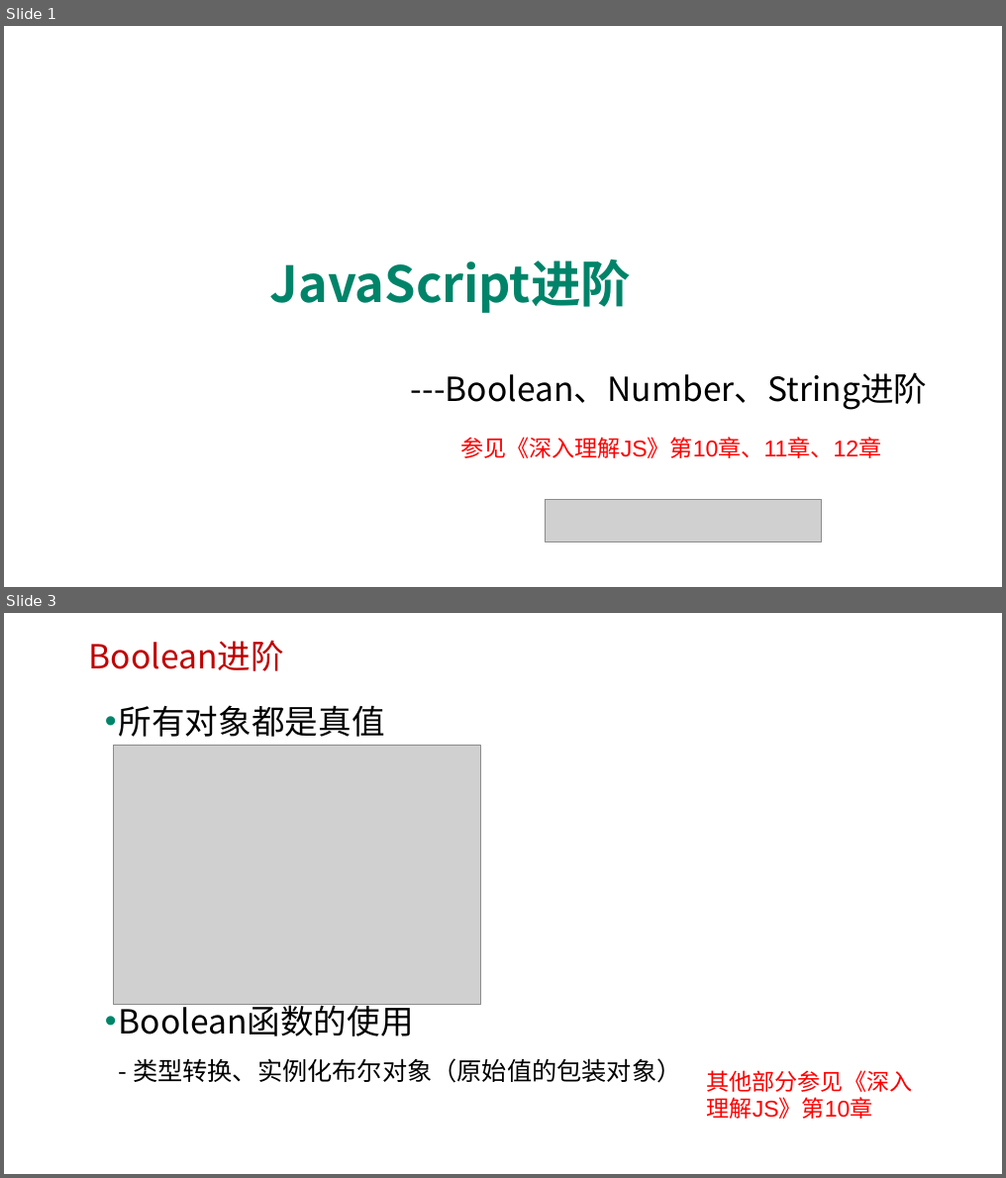
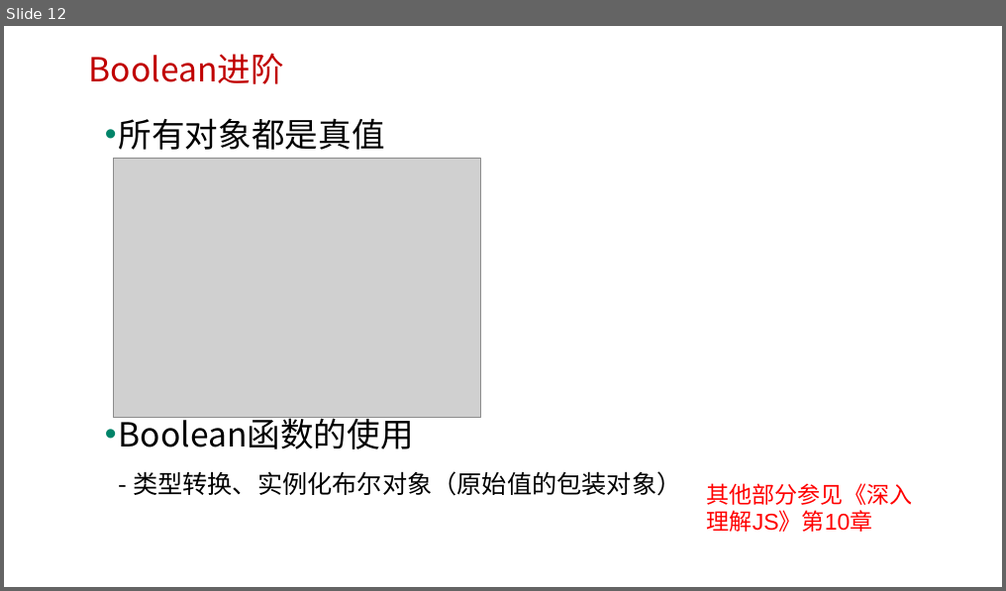
Before and after one commit to edu2act/course-javascript-advanced, a slide deck: 课程PPT/03.基本（原始）数据类型进阶.pptx. Shown one above the other, each under a label of ours: slides 1 and 3 before the commit, slide 12 after it; the slides between them are not shown. The pictures are 1006x1178 and 1006x591 pixels, drawn with LibreOffice and Linux fonts; fonts in the diff are those of the drawing; grey boxes stand for pictures; background and template pictures are left out. Boxes give left, top, right and bottom in pixels: in the first picture for what was removed or moved away, otherwise in the second. Text is boxed around its words. In the diff, an @@ line names an element or a change of style, - is before the commit and + after.

```diff
--- a/课程PPT/03.基本（原始）数据类型进阶.pptx
+++ b/课程PPT/03.基本（原始）数据类型进阶.pptx
@@ slide 1 removed at (4,26,1002,587), background picture (left out) @@
@@ title removed at (270,259,631,313) @@
-JavaScript进阶
@@ text removed at (411,372,927,410) @@
----Boolean、Number、String进阶
@@ text removed at (460,437,881,459) @@
-参见《深入理解JS》第10章、11章、12章
@@ picture removed at (545,500,822,543) @@
@@ what was slide 3 is now slide 12 @@
```
Also in this commit, not shown: 5 slides changed, 3 slides added, 7 other files.
